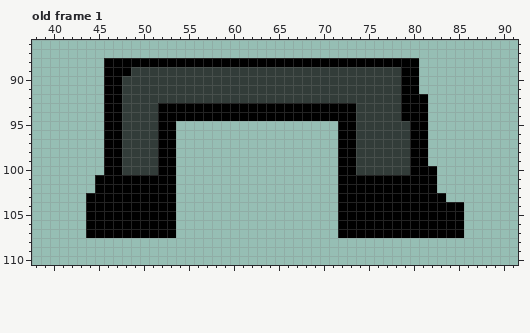
Pixel-art file, stored at Assets/Aseprite/Enemy_legs_walk_ew.aseprite. Above is the file before it was changed.
128x128 pixels, 1 frame. Shown: old frame 1: x 38..91, y 86..110. The commit also changed other frames, which this record leaves out.
The result:
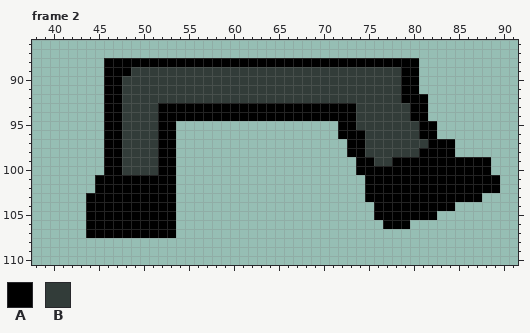
Palette (. is transparent): A #000000  B #323c39
A new or re-ordered frame is compared with the old frame closest to it.
Changes in this commit:
frames 1 -> 7
Frame 2 is new; against old frame 1:
Colour A is added in rows 95 to 96 at x 82; in rows 97 to 98 at x 82 to 84; in row 99 at x 82 to 88; in row 100 at x 83 to 88; in rows 101 to 102 at x 83 to 89; in row 103 at x 84 to 87.
Colour A replaces colour B in rows 96 to 98 at x 74; in row 99 at x 74 to 75 and 78 to 79; in row 100 at x 74 to 79.
Colour B replaces colour A in rows 93 to 94 at x 79; in rows 95 to 96 at x 80; in row 97 at x 80 to 81; in row 98 at x 80.
The edit erases colour A in rows 97 to 98 at x 72; in rows 99 to 100 at x 72 to 73; in rows 101 to 103 at x 72 to 74; in row 104 at x 72 to 75 and 85; in row 105 at x 72 to 75 and 83 to 85; in row 106 at x 72 to 76 and 80 to 85.
The edit erases colour A in row 107 at x 72 to 85.
